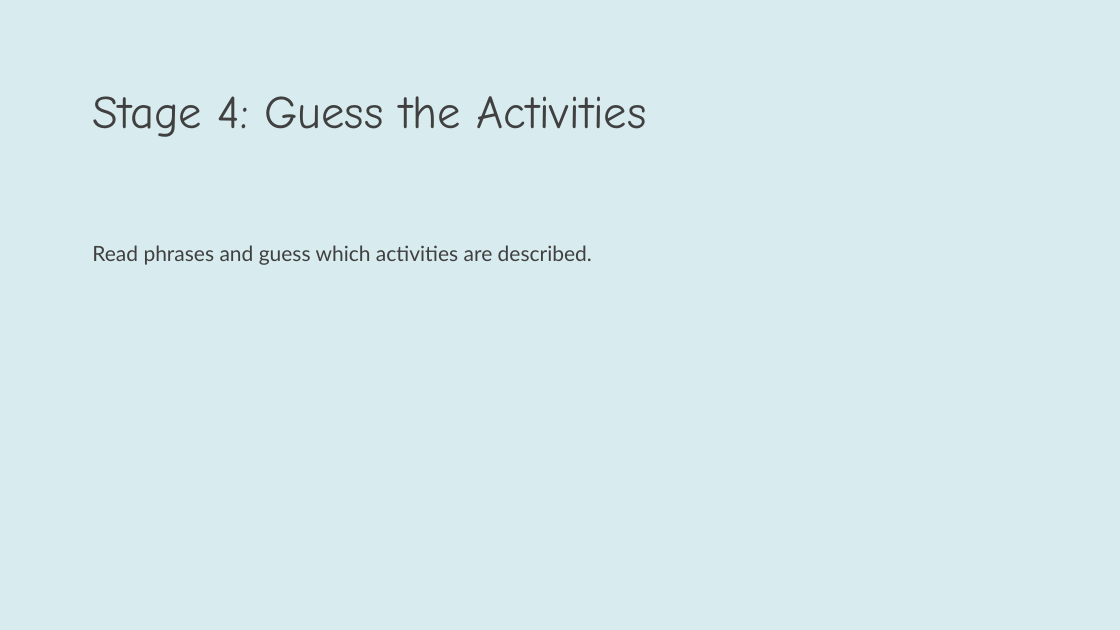
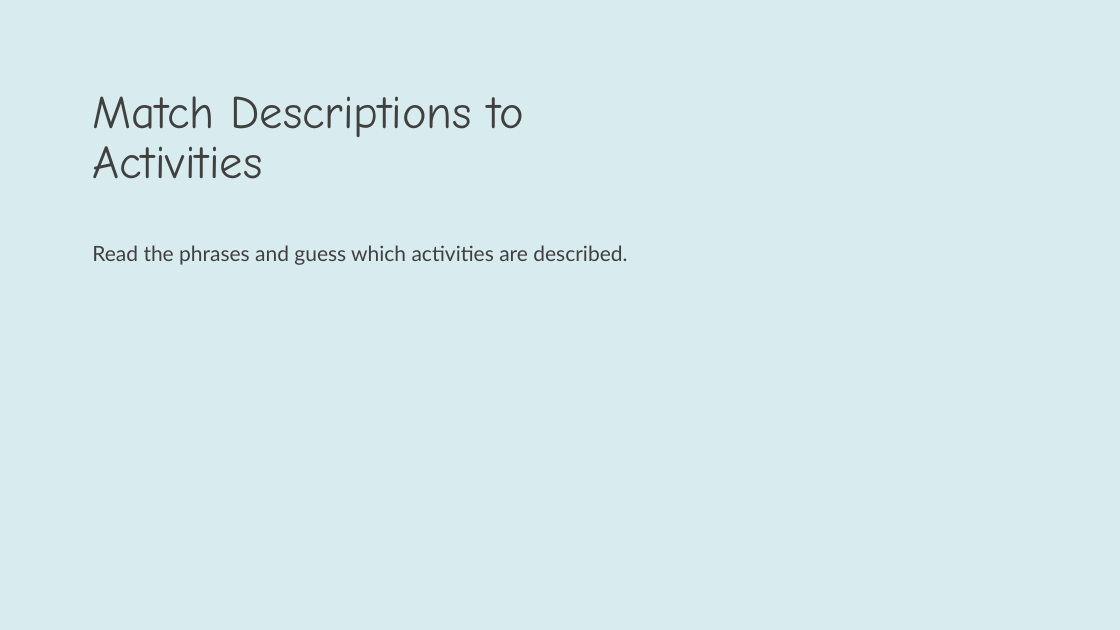
Before and after one commit to YuSh1nafk/IPR2026, a slide deck: slide 16 of back_end/outputs/Global_Success_Book_4_Presentation.pptx. Drawn at 1120x630 pixels with LibreOffice and Linux fonts; fonts in the diff are those of the drawing. Boxes give left, top, right and bottom in pixels: in the first picture for what was removed or moved away, otherwise in the second. Text is boxed around its words. In the diff, an @@ line names an element or a change of style, - is before the commit and + after.

```diff
--- a/back_end/outputs/Global_Success_Book_4_Presentation.pptx
+++ b/back_end/outputs/Global_Success_Book_4_Presentation.pptx
@@ title at [92,96,525,179]: text changed @@
-Stage 4: Guess the Activities
+Match Descriptions to Activities
@@ text at [92,245,627,265]: text changed @@
-Read phrases and guess which activities are described.
+Read the phrases and guess which activities are described.
```
Also in this commit, not shown: 49 other slides changed, 4 slides added, 9 slides removed, 24 other files.
